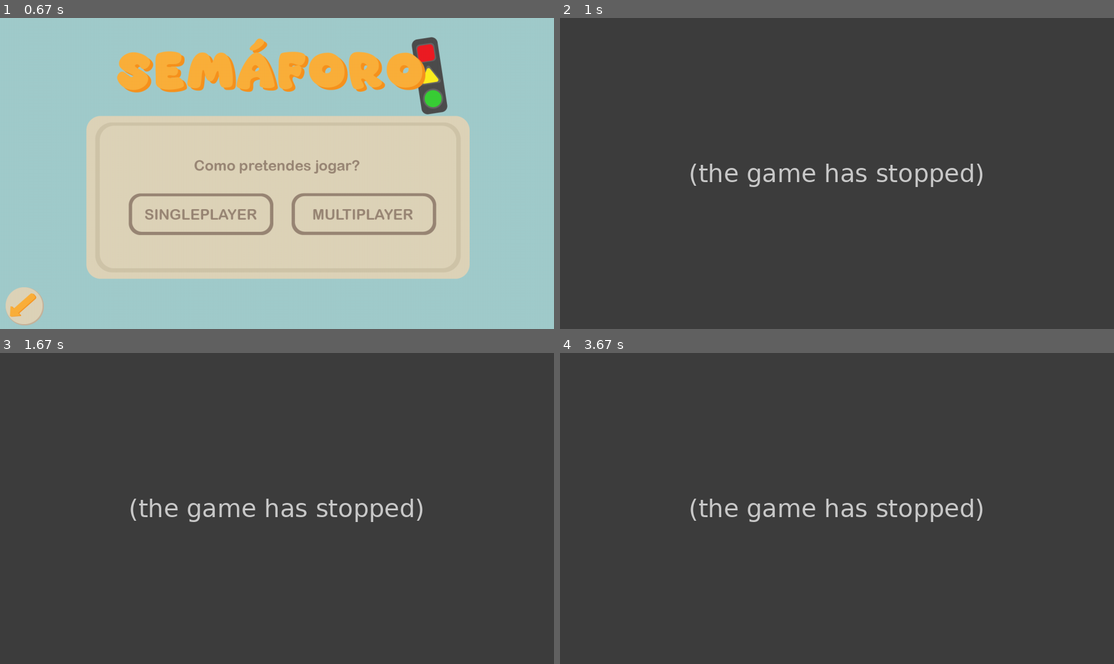
Above: before the commit, frames 1-4 (two rows, left to right).
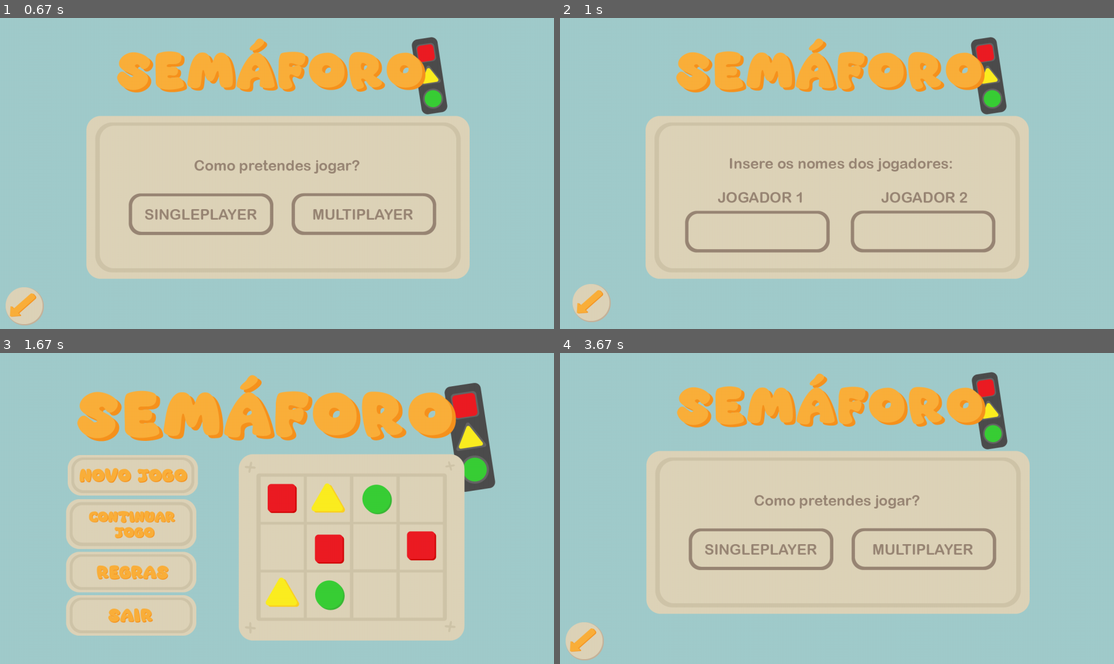
Above: after the commit, the same moments.

Repository: FranciscoMotaa/Trabalho-de-Lab-Semaforos
Game: pygame game, started from Semáforos/mais_recente.py
The game is run twice, just before and just after one commit, with the same random seed, the same clock (stepped at 60 frames per second) and the same inputs.
Inputs (mouse positions are in pixels of both pictures, inside the frame that each line leads up to):
- Up to frame 1 (0.67 s): press the mouse at (132, 145) at 0.37 s; move the mouse to (210, 204) at 0.47 s; release the mouse at (293, 263) at 0.6 s
- Up to frame 2 (1 s): press the mouse at (925, 213) at 0.7 s; move the mouse to (903, 226) at 0.8 s; release the mouse at (875, 238) at 0.93 s
- Up to frame 3 (1.67 s): tap Enter at 1 s; press the mouse at (27, 642) at 1.37 s; move the mouse to (127, 629) at 1.47 s; release the mouse at (227, 617) at 1.6 s
- Up to frame 4 (3.67 s): press the mouse at (692, 573) at 1.7 s; move the mouse to (731, 595) at 1.8 s; release the mouse at (764, 617) at 1.93 s; press the mouse at (587, 642) at 2.03 s; move the mouse to (715, 632) at 2.13 s; release the mouse at (842, 623) at 2.27 s; press the mouse at (692, 573) at 2.37 s; move the mouse to (704, 527) at 2.47 s; release the mouse at (715, 483) at 2.6 s; press the mouse at (587, 642) at 2.7 s; move the mouse to (648, 592) at 2.8 s; release the mouse at (715, 539) at 2.93 s; press the mouse at (692, 517) at 3.03 s; move the mouse to (848, 552) at 3.13 s; release the mouse at (1008, 583) at 3.27 s; press the mouse at (692, 480) at 3.37 s; move the mouse to (859, 461) at 3.47 s; release the mouse at (1030, 446) at 3.6 s

Frame 1 is identical in both runs. In frame 2, 99% of the frame differs, in the area x 0-100%, y 0-100%; in frame 3, 99%; in frame 4, 99%.
Error before the commit: NameError: name 'escolhaNomes' is not defined (mais_recente.py line 362); the game stopped at 0.7 s (later frames are placeholders)

Commit message:
so pra guardar

Diff:
--- a/Semáforos/mais_recente.py
+++ b/Semáforos/mais_recente.py
@@ -19,6 +19,35 @@
                 mouse_pos=pygame.mouse.get_pos()
                 if area_sair_jogo.collidepoint(mouse_pos):
                     main()
+
+def escolhaNomes(tela):
+    fonte = pygame.font.Font(None, 50)
+    input_rect = pygame.Rect(470, 470, 435, 100)
+    area_sair_escolhaNomes = pygame.Rect(13, 665, 100, 100)
+    user1_text = ''
+    fundo=pygame.image.load("nomes.png")
+    while True:
+        for event in pygame.event.get():
+            if event.type == QUIT:
+                pygame.quit()
+                exit()
+            elif event.type == pygame.KEYDOWN:
+                if event.key == pygame.K_RETURN:
+                    print(user1_text)
+                    jogo(tela)
+                elif event.key == pygame.K_BACKSPACE:
+                    user1_text = user1_text[:-1]
+                else:
+                    user1_text += event.unicode
+        tela.blit(fundo, (0,0))
+        text_surface = fonte.render(user1_text, True, (0, 0, 0))
+        tela.blit(text_surface, (input_rect.x + 130, input_rect.y + 30))
+        input_rect.w = max(435, text_surface.get_width() + 10)
+        pygame.display.update()
+        if area_sair_escolhaNomes.collidepoint(pygame.mouse.get_pos()):
+            if pygame.mouse.get_pressed()[0]:
+                menu_tipoDeJogo(tela)
+        pygame.display.update()
 
 def escolhaNome(tela):
     fonte = pygame.font.Font(None, 50)
@@ -27,34 +56,6 @@
     user1_text = ''
     fundo=pygame.image.load("nome.png")
     while True:
-        """ input_rect= pygame.Rect(470,470,435,100)
-        area_sair_escolhaNomes = pygame.Rect(13,665,100,100)
-        fundo = pygame.image.load("nome.png")
-        tela.blit(fundo, (0,0))
-        fonte = pygame.font.Font(None, 50)
-        user1_text = ''
-        for event in pygame.event.get():
-            if event.type == QUIT:
-                pygame.quit()
-                exit()
-            elif event.type==pygame.MOUSEBUTTONDOWN and event.button==1:
-                mouse_pos=pygame.mouse.get_pos()
-                if area_sair_escolhaNomes.collidepoint(mouse_pos):
-                    menu_tipoDeJogo(tela)
-                elif input_rect.collidepoint(event.pos):
-                    active=True
-                else:
-                    active=False
-            elif event.type == pygame.KEYDOWN:
-                    if active:
-                        if event.key == pygame.K_RETURN:
-                            print(user1_text)
-                            user1_text=''
-                        elif event.key == pygame.K_BACKSPACE:
-                            user1_text = user1_text[:-1]
-                        else:
-                            user1_text += event.unicode
-        pygame.display.flip() """
         for event in pygame.event.get():
             if event.type == QUIT:
                 pygame.quit()
@@ -62,28 +63,20 @@
             elif event.type == pygame.KEYDOWN:
                 if event.key == pygame.K_RETURN:
                     print(user1_text)
-                    user1_text = ''
+                    jogo(tela)
                 elif event.key == pygame.K_BACKSPACE:
                     user1_text = user1_text[:-1]
                 else:
                     user1_text += event.unicode
-            elif event.type == pygame.K_RETURN:
-                jogo(tela)
-
         tela.blit(fundo, (0,0))
-        #pygame.draw.rect(fundo, (255, 255, 255), input_rect, 1) #Botão para ver  o tamanho da caixa de texto
-        text_surface = fonte.render(user1_text, True, (0, 0, 0)) #Cria a superfície de texto
+        text_surface = fonte.render(user1_text, True, (0, 0, 0))
         tela.blit(text_surface, (input_rect.x + 130, input_rect.y + 30))
-        input_rect.w = max(435, text_surface.get_width() + 10) #atualiza a largura do retangulo consoante o tamanho de texto
-
-        #pygame.draw.rect(tela, (255, 255, 255), area_sair_escolhaNomes);;; Vai aparecer tp um retangulo branco na cena da seta, basicamente é só para ver se o retangulo tá bem posicionado
-        pygame.display.update()
-
+        input_rect.w = max(435, text_surface.get_width() + 10)
+        pygame.display.update()
         if area_sair_escolhaNomes.collidepoint(pygame.mouse.get_pos()):
             if pygame.mouse.get_pressed()[0]:
                 menu_tipoDeJogo(tela)
-
-        pygame.display.flip()
+        pygame.display.update()
 
 def area1(tela):
     if matriz[0][0]==0:
@@ -289,7 +282,6 @@
         pygame.draw.rect(tela, (255,0,0), rect)
         pygame.display.update()
         matriz[2][3]=3
-
 
 def jogo(tela):
     while True:
@@ -394,28 +386,28 @@
                     pygame.display.update()
         pygame.display.update()
 
-
-
-
-
 def main():
     largura=1366
     altura=768
     tela=pygame.display.set_mode((largura,altura))
+    tela.fill(0xA1CCCC)
+    pygame.display.update()
 
     area_novo_jogo = pygame.Rect(177, 265, 300, 100)
     area_continuar_jogo = pygame.Rect(177, 361, 300, 100)
     area_regras = pygame.Rect(177, 496, 300, 100)
     area_sair = pygame.Rect(177, 600, 300, 100)
+
+    botaonovojogo = pygame.image.load("novo jogo.png")
+    botaocontinuarjogo = pygame.image.load("continuar jogo.png")
+    botaoregras = pygame.image.load("regras botao.png")
+    botaosair = pygame.image.load("sair botao.png")
 
     matriz=[
     [0,0,0,0],
     [0,0,0,0],
     [0,0,0,0]
     ]
-
-    pygame.mixer.music.load("Magical Sound Shower.mp3")
-    pygame.mixer.music.play(-1)
 
     while True:
         desenha_menu(tela)
@@ -436,4 +428,19 @@
                     pygame.quit()
                     exit()
 
+        if area_novo_jogo.collidepoint(pygame.mouse.get_pos()):
+            tela.blit(botaonovojogo,(167,251))
+            pygame.display.update()
+        elif area_continuar_jogo.collidepoint(pygame.mouse.get_pos()):
+            tela.blit(botaocontinuarjogo,(162,361))
+            pygame.display.update()
+        elif area_regras.collidepoint(pygame.mouse.get_pos()):
+            tela.blit(botaoregras,(162,490))
+            pygame.display.update()
+        elif area_sair.collidepoint(pygame.mouse.get_pos()):
+            tela.blit(botaosair,(162,597))
+            pygame.display.update()
+
+pygame.mixer.music.load("Magical Sound Shower.mp3")
+pygame.mixer.music.play(-1)
 main()
--- a/Semáforos/menu_final.py
+++ b/Semáforos/menu_final.py
@@ -73,10 +73,10 @@
             janela.blit(botaocontinuarjogo,(162,361))
             pygame.display.update()
         elif area_regras.collidepoint(pygame.mouse.get_pos()):
-                    janela.blit(botaoregras,(162,490))
-                    pygame.display.update()
+            janela.blit(botaoregras,(162,490))
+            pygame.display.update()
         elif area_sair.collidepoint(pygame.mouse.get_pos()):
-                    janela.blit(botaosair,(162,597))
-                    pygame.display.update()
+            janela.blit(botaosair,(162,597))
+            pygame.display.update()
 
 main()
--- a/Semáforos/tempCodeRunnerFile.py
+++ /dev/null
@@ -1,2 +0,0 @@
-
-    pygame.mixer.music.load("Magical Sound Shower.mp3")
Renamed: Semáforos/Juntar.py -> Semáforos/Antigo.py
